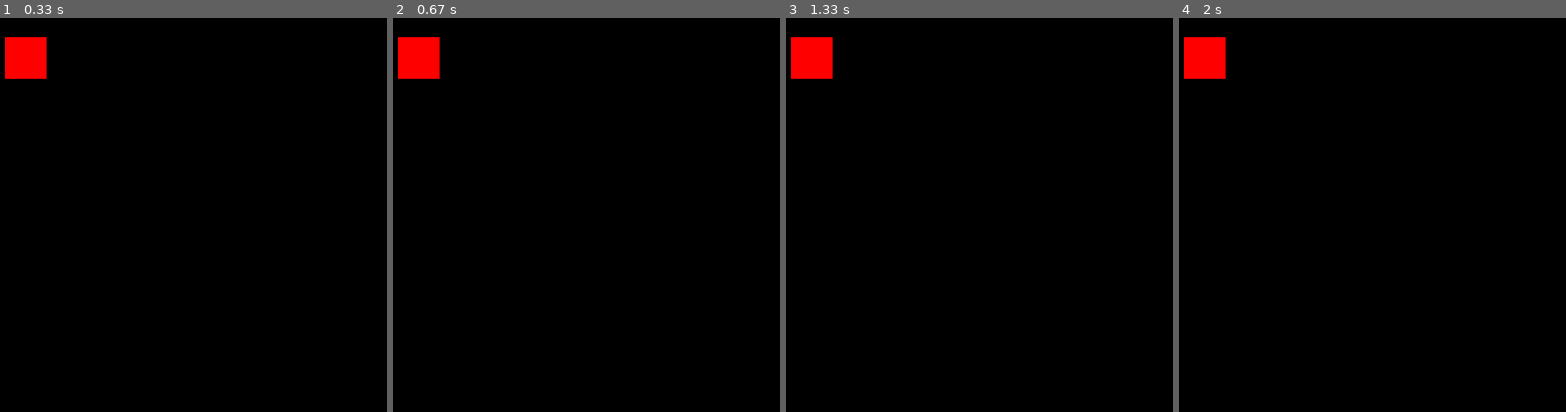
Above: before the commit, frames 1-4 (left to right).
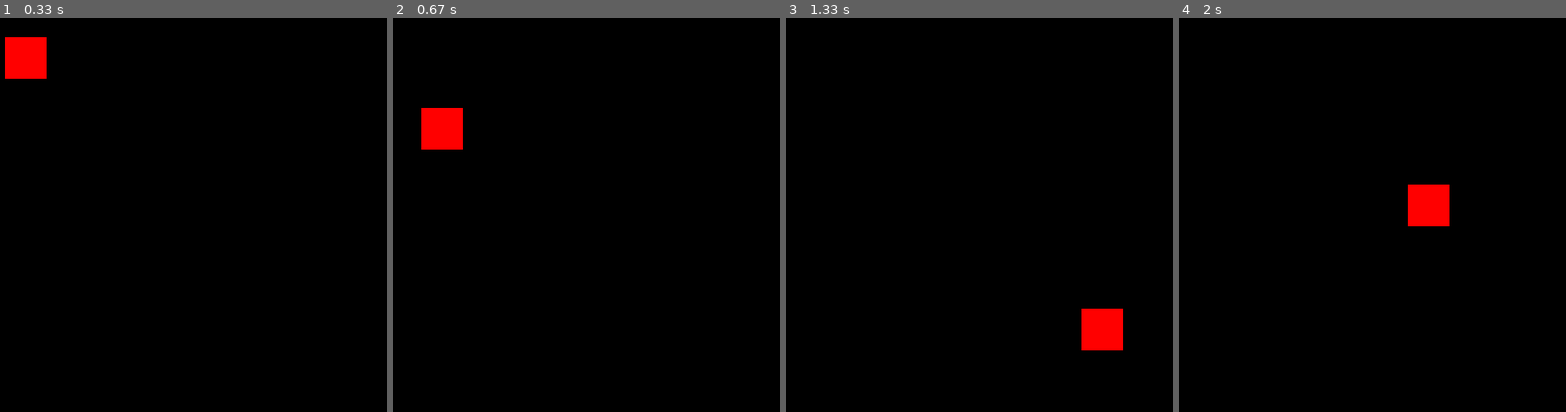
Above: after the commit, the same moments.

Repository: ARUN-R-DAS/python-basics
Game: pygame game, started from DragAroundABox/main.py
The game is run twice, just before and just after one commit, with the same random seed, the same clock (stepped at 60 frames per second) and the same inputs.
Inputs (mouse positions are in pixels of both pictures, inside the frame that each line leads up to):
- Up to frame 1 (0.33 s): no input
- Up to frame 2 (0.67 s): press the mouse at (420, 57) at 0.37 s; move the mouse to (431, 92) at 0.47 s; release the mouse at (443, 128) at 0.6 s
- Up to frame 3 (1.33 s): press the mouse at (836, 128) at 0.7 s; move the mouse to (967, 226) at 0.8 s; release the mouse at (1103, 329) at 0.93 s
- Up to frame 4 (2 s): press the mouse at (1496, 329) at 1.53 s; move the mouse to (1465, 175) at 1.63 s; release the mouse at (1438, 25) at 1.77 s; press the mouse at (1438, 25) at 1.87 s; move the mouse to (1430, 207) at 1.97 s

Frame 1 is identical in both runs. In frame 2, 2.3% of the frame differs, in the area x 1-19%, y 4-34%; in frame 3, 2.3%; in frame 4, 2.3%.

Commit message:
completed move a square

Diff:
--- a/DragAroundABox/main.py
+++ b/DragAroundABox/main.py
@@ -6,19 +6,28 @@
 HEIGHT = 600
 
 screen = pygame.display.set_mode((WIDTH, HEIGHT))
-pygame.display.set_caption("Caption ???")
+pygame.display.set_caption("Move a Square")
 
 running = True
 clock = pygame.time.Clock()
 
 mousedown = False
 
-#square parameters---------------------------------------
 square_x = 100
 square_y = 100
 square_size = 50
-#click inside square-------------------------------------
+
 mouse_x, mouse_y = 0,0
+
+dragging = False
+#--------------------------------------------------------
+def move_sqaure():
+    global dragging
+    global mouse_x, mouse_y
+    global square_x, square_y
+    if dragging:
+        square_x = mouse_x - square_size // 2
+        square_y = mouse_y - square_size // 2
 #--------------------------------------------------------
 def draw_square():
     pygame.draw.rect(
@@ -32,15 +41,19 @@
     mouse_x, mouse_y = pygame.mouse.get_pos()
 #---------------------------------------------------------
 def was_square_clicked():
+    global dragging
     if (
             square_x < mouse_x < square_x + square_size and
             square_y < mouse_y < square_y + square_size
         ):
             print("Clicked inside square")
+            dragging = True
+            print("Started dragging")
 #---------------------------------------------------------
 def handle_events():
     global mousedown
     global running
+    global dragging
     for event in pygame.event.get():
         if event.type == pygame.QUIT:
             running = False
@@ -53,6 +66,10 @@
             if event.button == 1:
                 print("Left mouse button released")
                 mousedown = False
+                if dragging:
+                    dragging = False
+                    print("Stopped dragging")
+
 #---------------------------------------------------------
 while running:
 
@@ -60,7 +77,9 @@
     get_mouse_position()
 
     screen.fill("black")
+    move_sqaure()
     draw_square()
+
     pygame.display.flip()
     clock.tick(60)
 #---------------------------------------------------------
